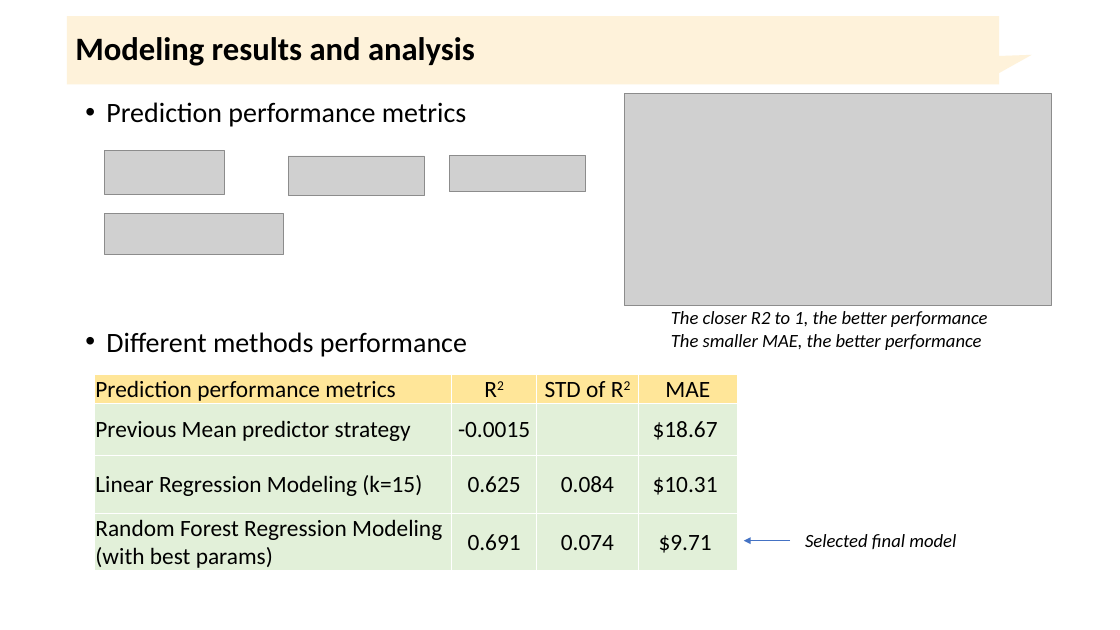
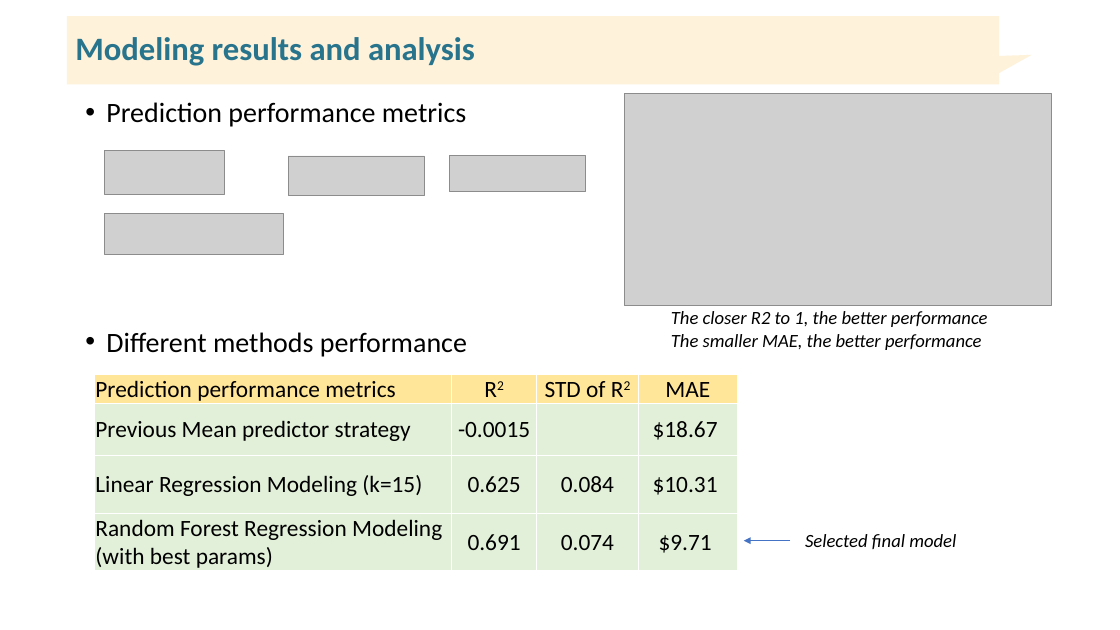
Before and after one commit to jhsshen/DataScienceGuidedCapstone, a slide deck: slide 4 of reports/Presentation for Management Team.pptx. Drawn at 1120x630 pixels with LibreOffice and Linux fonts; fonts in the diff are those of the drawing; grey boxes stand for pictures. Boxes give left, top, right and bottom in pixels: in the first picture for what was removed or moved away, otherwise in the second. Text is boxed around its words. In the diff, an @@ line names an element or a change of style, - is before the commit and + after.

Commit message:
Minor update of ppt with format

```diff
--- a/reports/Presentation for Management Team.pptx
+++ b/reports/Presentation for Management Team.pptx
@@ title "Modeling results and analysis" at (x1=75, y1=37, x2=475, y2=66): text colour #000000 to #29748D @@
```
Also in this commit, not shown: 7 other slides changed.
